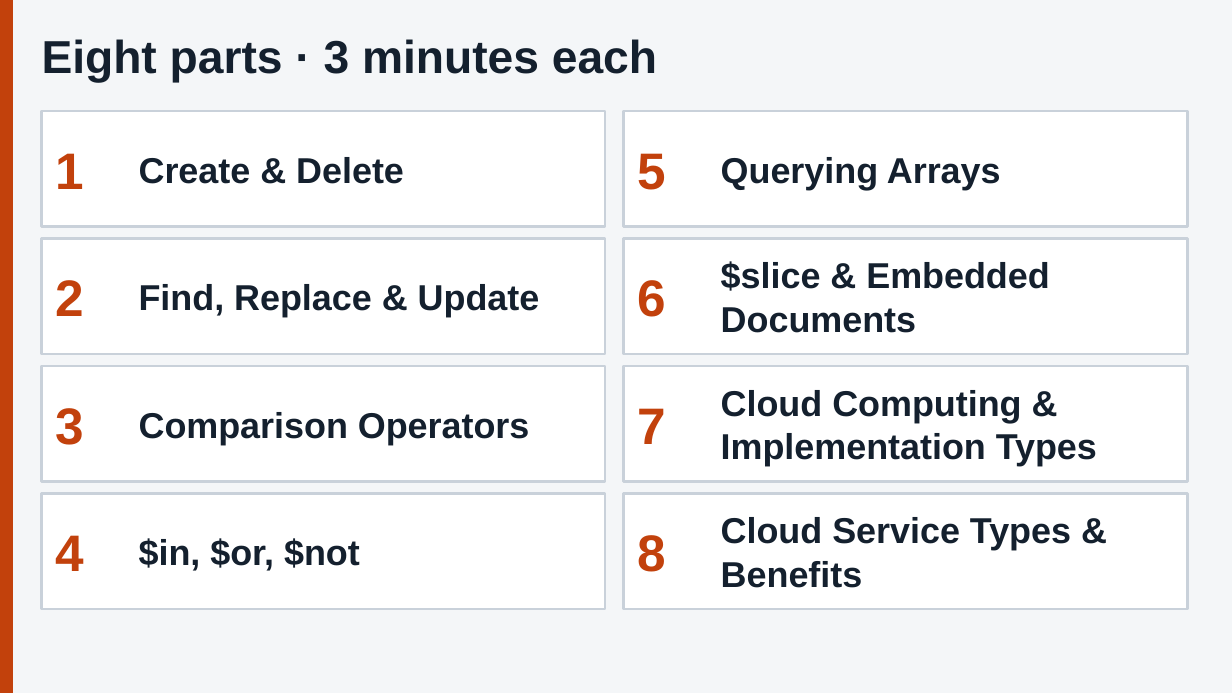
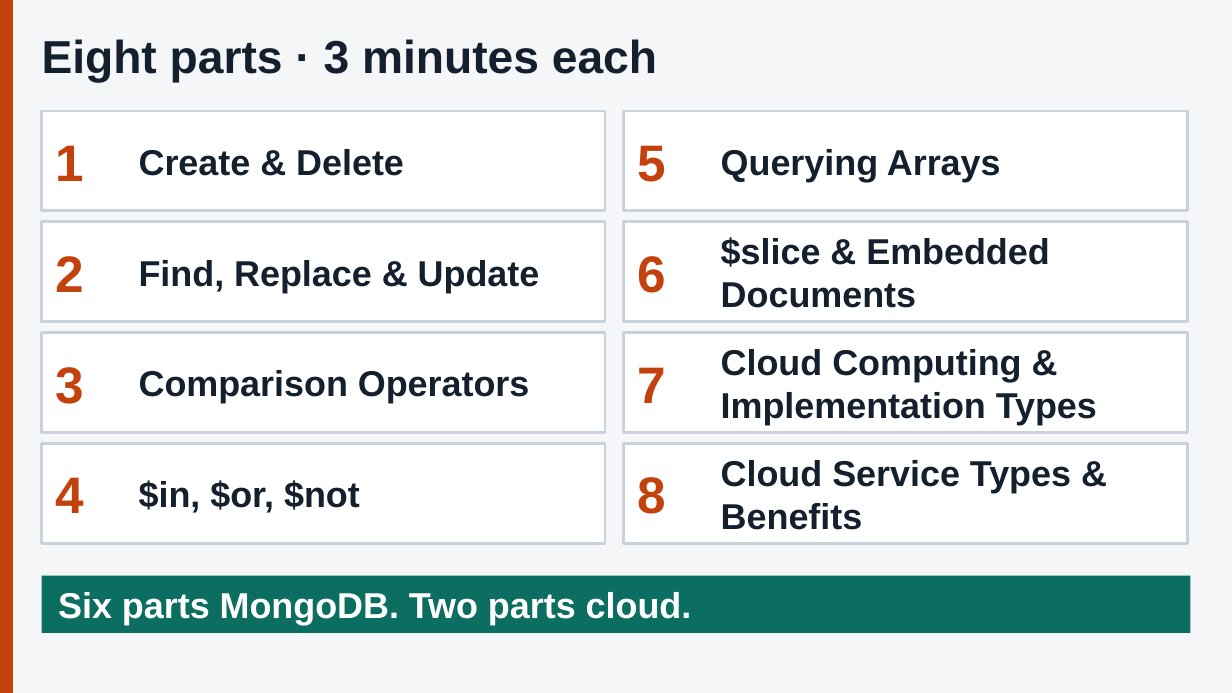
Before and after one commit to Tiredicey/ADBS, a slide deck: slide 2 of 01_FULL_DECK/ADBS_FULL_answer_key.pptx. Drawn at 1232x693 pixels with LibreOffice and Linux fonts; fonts in the diff are those of the drawing. Boxes give left, top, right and bottom in pixels: in the first picture for what was removed or moved away, otherwise in the second. Text is boxed around its words. In the diff, an @@ line names an element or a change of style, - is before the commit and + after.

```diff
--- a/01_FULL_DECK/ADBS_FULL_answer_key.pptx
+++ b/01_FULL_DECK/ADBS_FULL_answer_key.pptx
@@ rectangle: place and size @@
-rectangle at <box>42,111,605,226</box>
+rectangle at <box>42,111,605,211</box>
@@ text "1": place and size @@
-text "1" at <box>55,153,84,189</box>
+text "1" at <box>55,145,84,181</box>
@@ text "Create & Delete": place and size @@
-text "Create & Delete" at <box>139,157,404,184</box>
+text "Create & Delete" at <box>139,149,404,176</box>
@@ rectangle: place and size @@
-rectangle at <box>624,111,1188,226</box>
+rectangle at <box>624,111,1188,211</box>
@@ text "5": place and size @@
-text "5" at <box>638,153,667,190</box>
+text "5" at <box>638,145,667,182</box>
@@ text "Querying Arrays": place and size @@
-text "Querying Arrays" at <box>721,157,1001,189</box>
+text "Querying Arrays" at <box>721,149,1001,182</box>
@@ rectangle: place and size @@
-rectangle at <box>42,238,605,354</box>
+rectangle at <box>42,222,605,322</box>
@@ text "2": place and size @@
-text "2" at <box>55,280,84,316</box>
+text "2" at <box>55,256,84,292</box>
@@ text "Find, Replace & Update": place and size @@
-text "Find, Replace & Update" at <box>139,284,540,317</box>
+text "Find, Replace & Update" at <box>139,260,540,293</box>
@@ rectangle: place and size @@
-rectangle at <box>624,238,1188,354</box>
+rectangle at <box>624,222,1188,322</box>
@@ text "6": place and size @@
-text "6" at <box>638,280,667,317</box>
+text "6" at <box>638,256,667,293</box>
@@ text "$slice & Embedded Documents": place and size @@
-text "$slice & Embedded Documents" at <box>721,261,1049,333</box>
+text "$slice & Embedded Documents" at <box>721,237,1049,308</box>
@@ rectangle: place and size @@
-rectangle at <box>42,366,605,482</box>
+rectangle at <box>42,333,605,433</box>
@@ text "3": place and size @@
-text "3" at <box>55,408,84,445</box>
+text "3" at <box>55,367,84,404</box>
@@ text "Comparison Operators": place and size @@
-text "Comparison Operators" at <box>139,412,530,445</box>
+text "Comparison Operators" at <box>139,370,530,403</box>
@@ rectangle: place and size @@
-rectangle at <box>624,366,1188,482</box>
+rectangle at <box>624,333,1188,433</box>
@@ text "7": place and size @@
-text "7" at <box>638,408,667,444</box>
+text "7" at <box>638,367,667,403</box>
@@ text "Cloud Computing & Implementation Types": place and size @@
-text "Cloud Computing & Implementation Types" at <box>721,390,1097,466</box>
+text "Cloud Computing & Implementation Types" at <box>721,349,1097,425</box>
@@ rectangle: place and size @@
-rectangle at <box>42,494,605,609</box>
+rectangle at <box>42,444,605,543</box>
@@ text "4": place and size @@
-text "4" at <box>55,535,84,571</box>
+text "4" at <box>55,477,84,513</box>
@@ text "$in, $or, $not": place and size @@
-text "$in, $or, $not" at <box>139,538,360,571</box>
+text "$in, $or, $not" at <box>139,480,360,513</box>
@@ rectangle: place and size @@
-rectangle at <box>624,494,1188,609</box>
+rectangle at <box>624,444,1188,543</box>
@@ text "8": place and size @@
-text "8" at <box>638,535,667,572</box>
+text "8" at <box>638,477,667,514</box>
@@ text "Cloud Service Types & Benefits": place and size @@
-text "Cloud Service Types & Benefits" at <box>721,517,1071,588</box>
+text "Cloud Service Types & Benefits" at <box>721,460,1071,530</box>
@@ rectangle added at <box>42,576,1190,633</box>, fill #0B6E61, 28 pt, text #FFFFFF, bold @@
+Six parts MongoDB. Two parts cloud.
```
Also in this commit, not shown: 40 other slides changed, 4 slides added, 3 other files.
